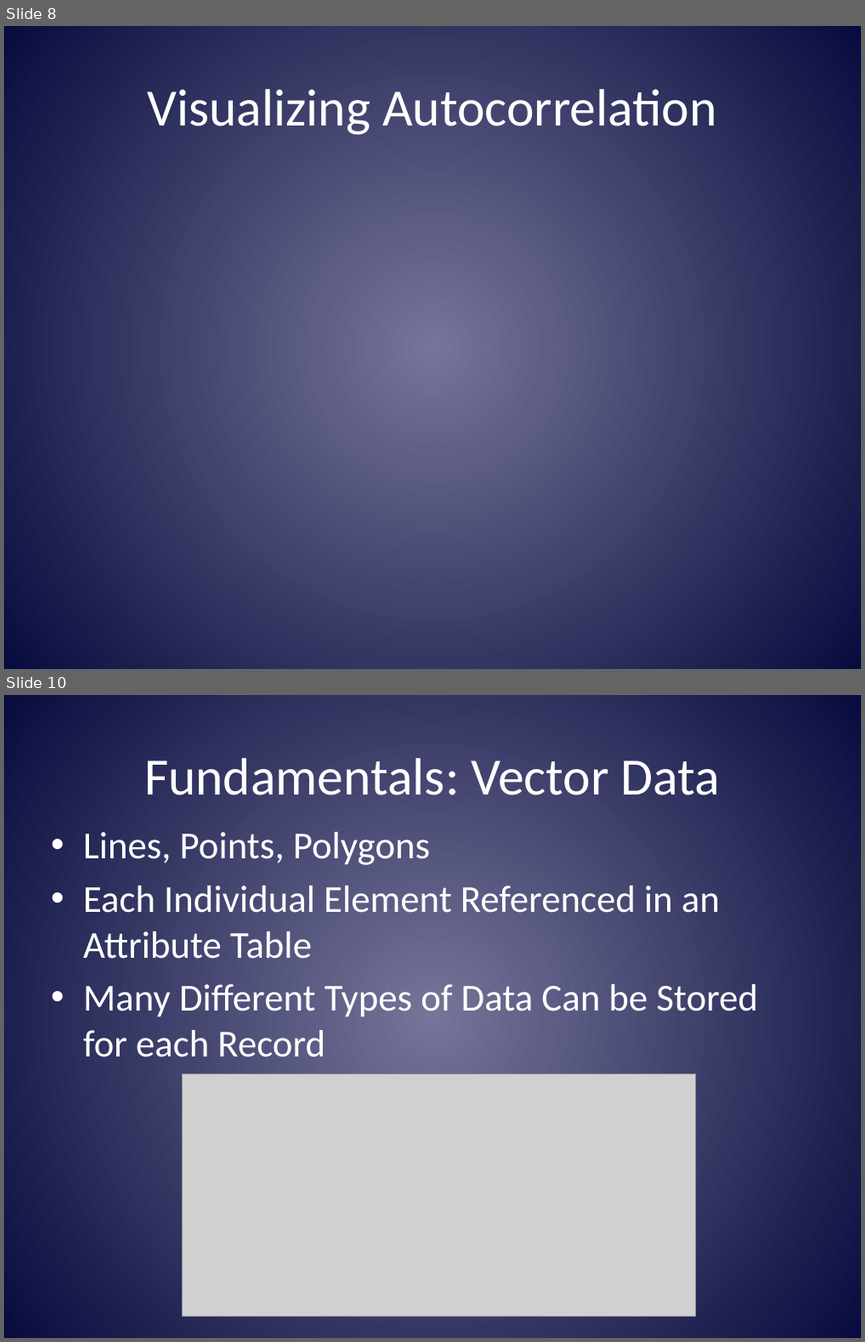
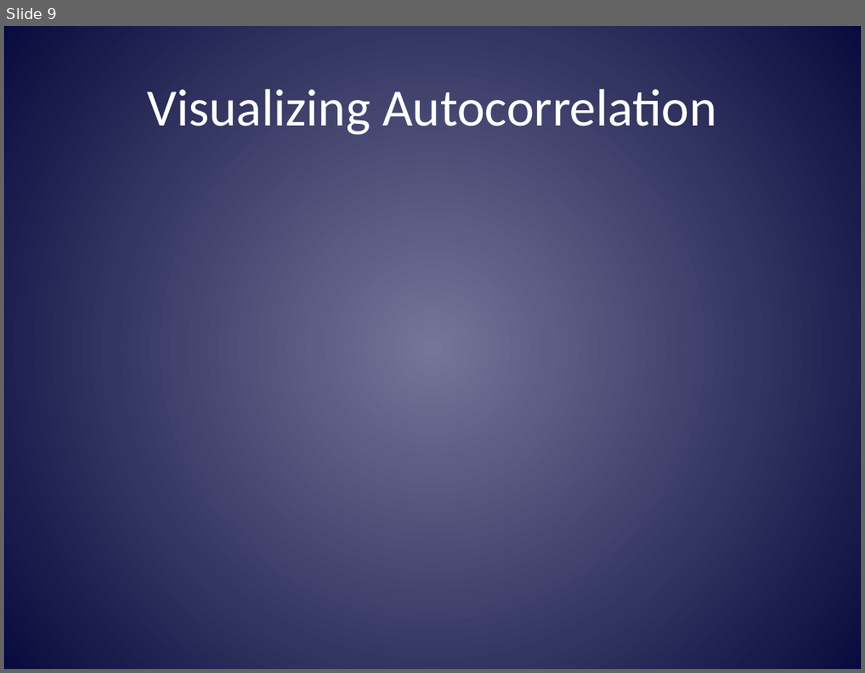
Before and after one commit to mltConsEcol/TU_LandscapeAnalysis_Documents, a slide deck: Lectures/LandscapeAnalysis_Week2.pptx. Shown one above the other, each under a label of ours: slides 8 and 10 before the commit, slide 9 after it; the slides between them are not shown. The pictures are 865x1342 and 865x673 pixels, drawn with LibreOffice and Linux fonts; fonts in the diff are those of the drawing; grey boxes stand for pictures. Boxes give left, top, right and bottom in pixels: in the first picture for what was removed or moved away, otherwise in the second. Text is boxed around its words. In the diff, an @@ line names an element or a change of style, - is before the commit and + after.

```diff
--- a/Lectures/LandscapeAnalysis_Week2.pptx
+++ b/Lectures/LandscapeAnalysis_Week2.pptx
@@ slide 10 removed at box(4, 695, 861, 1338), background gradient #74769A to #080C3E @@
@@ title removed at box(144, 758, 720, 795) @@
-Fundamentals: Vector Data
@@ text removed at box(83, 832, 758, 1057) @@
-• Lines, Points, Polygons
-• Each Individual Element Referenced in an Attribute Table
-• Many Different Types of Data Can be Stored for each Record
@@ picture removed at box(182, 1074, 694, 1316) @@
@@ what was slide 8 is now slide 9 @@
```
Also in this commit, not shown: 3 slides changed, 2 slides added, 14 other slides removed.
